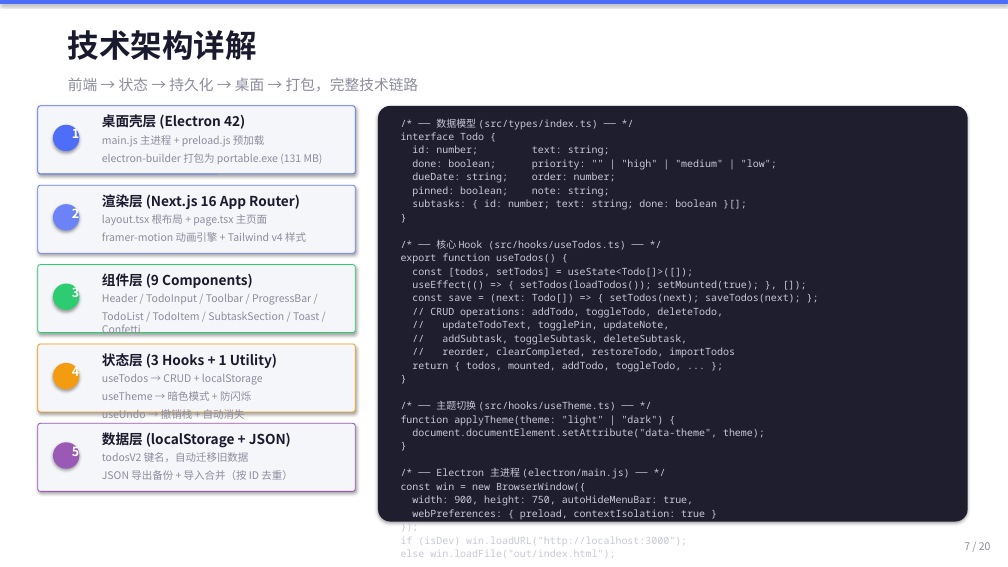
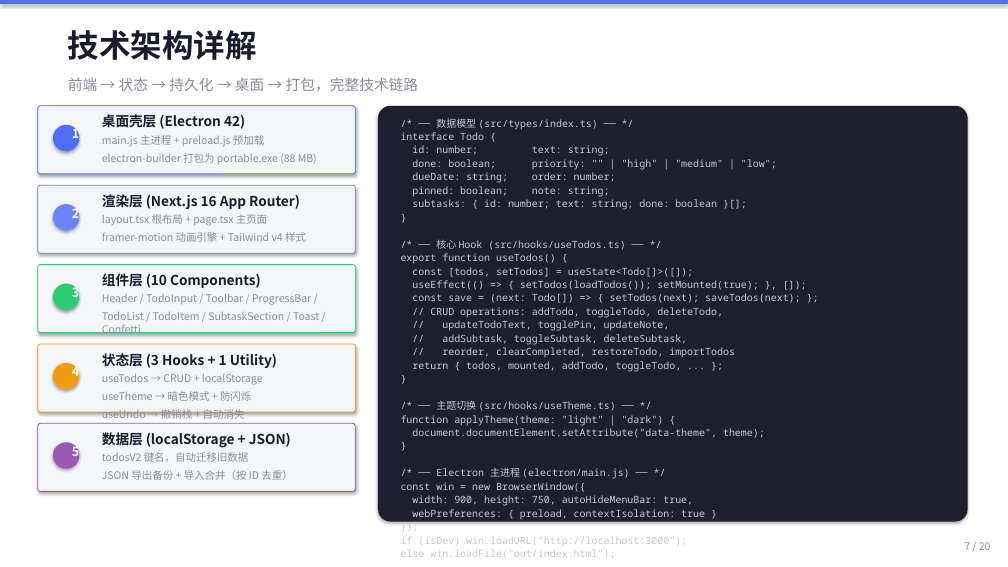
Before and after one commit to jackaaron01/ds_todo, a slide deck: slide 7 of ds_todo_presentation.pptx. Drawn at 1008x567 pixels with LibreOffice and Linux fonts; fonts in the diff are those of the drawing. Boxes give left, top, right and bottom in pixels: in the first picture for what was removed or moved away, otherwise in the second. Text is boxed around its words. In the diff, an @@ line names an element or a change of style, - is before the commit and + after.

```diff
--- a/ds_todo_presentation.pptx
+++ b/ds_todo_presentation.pptx
@@ text at (102,153,317,164): text changed @@
-electron-builder 打包为 portable.exe (131 MB)
+electron-builder 打包为 portable.exe (88 MB)
@@ text at (102,273,261,288): text changed @@
-组件层 (9 Components)
+组件层 (10 Components)
```
Also in this commit, not shown: 8 other slides changed, 18 other files.
